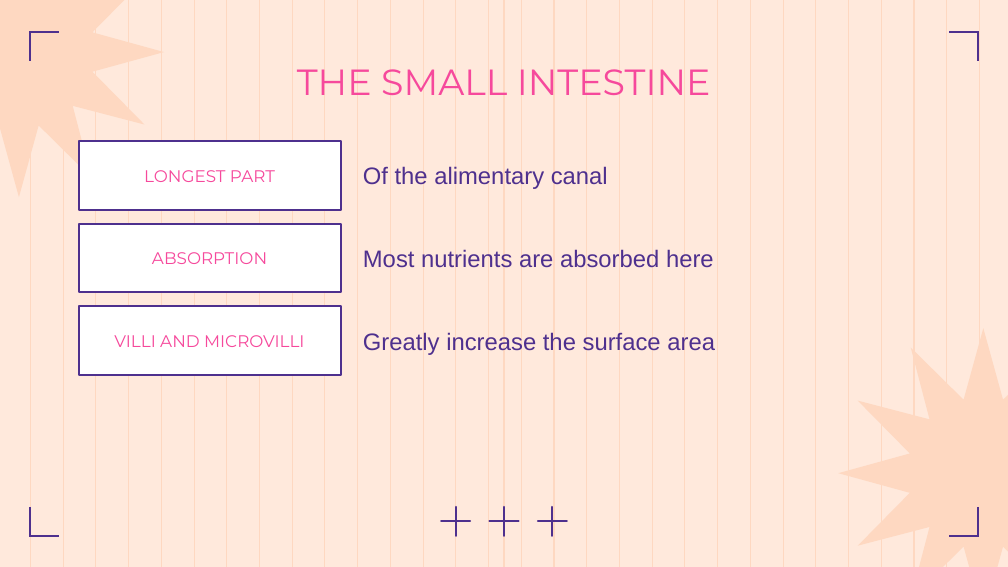
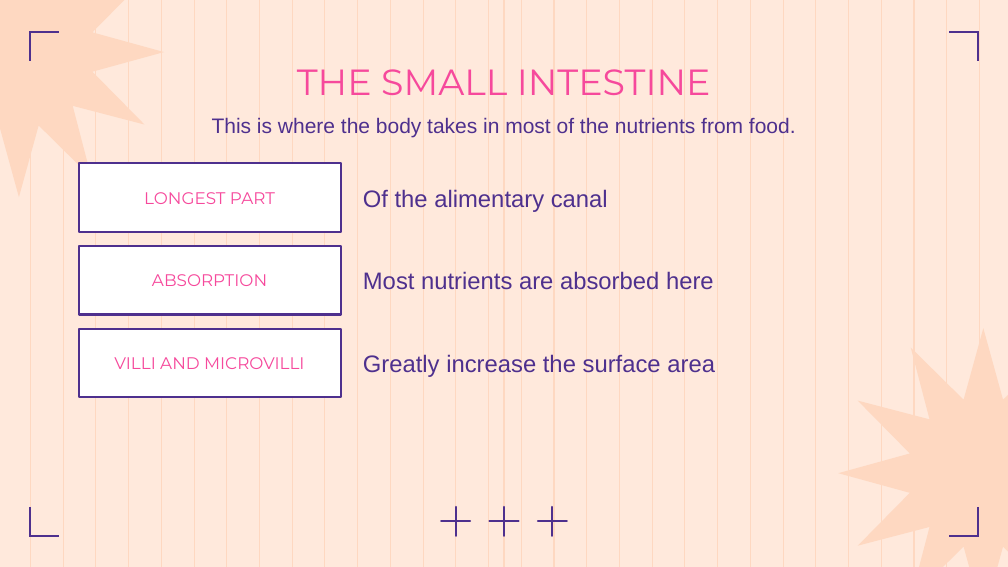
Before and after one commit to Ezkiel2004/Anthropotomy, a slide deck: slide 10 of docs/body-systems/digestive-system.pptx (slide 8 before the commit). Drawn at 1008x567 pixels with LibreOffice and Linux fonts; fonts in the diff are those of the drawing. Boxes give left, top, right and bottom in pixels: in the first picture for what was removed or moved away, otherwise in the second. Text is boxed around its words. In the diff, an @@ line names an element or a change of style, - is before the commit and + after.

```diff
--- a/docs/body-systems/digestive-system.pptx
+++ b/docs/body-systems/digestive-system.pptx
@@ text added at bbox=[212, 117, 796, 138], 15 pt, text #4E308E @@
+This is where the body takes in most of the nutrients from food.
@@ 2 rectangles, 2 texts: place and size @@
-2 rectangles, 2 texts at bbox=[79, 141, 714, 292]
+2 rectangles, 2 texts at bbox=[79, 163, 714, 314]
@@ rectangle "VILLI AND MICROVILLI": place and size @@
-rectangle "VILLI AND MICROVILLI" at bbox=[79, 306, 341, 375]
+rectangle "VILLI AND MICROVILLI" at bbox=[79, 329, 341, 397]
@@ text "Greatly increase the surface area": place and size @@
-text "Greatly increase the surface area" at bbox=[363, 332, 715, 355]
+text "Greatly increase the surface area" at bbox=[363, 354, 715, 377]
```
Also in this commit, not shown: 5 other slides changed, 2 slides added, 10 other files.
